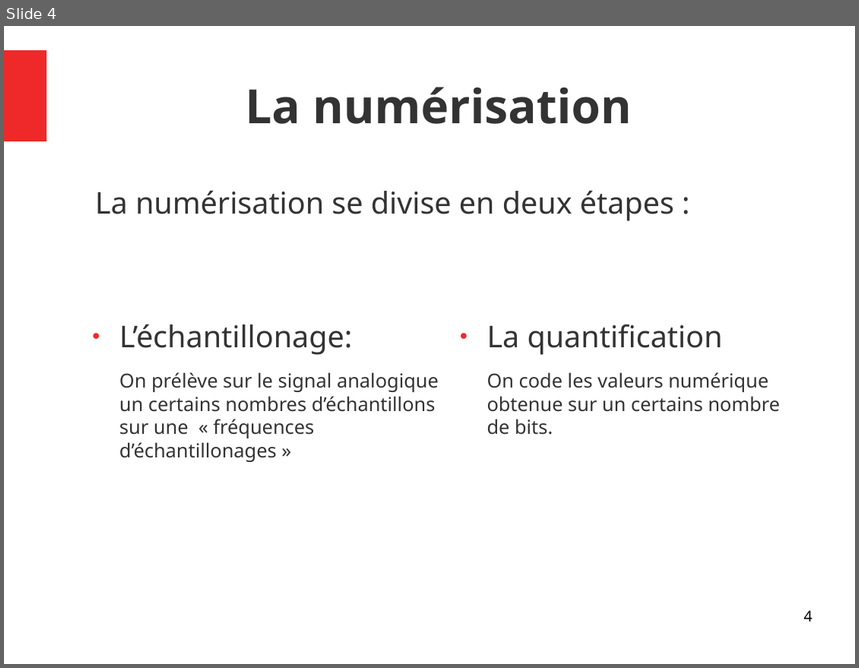
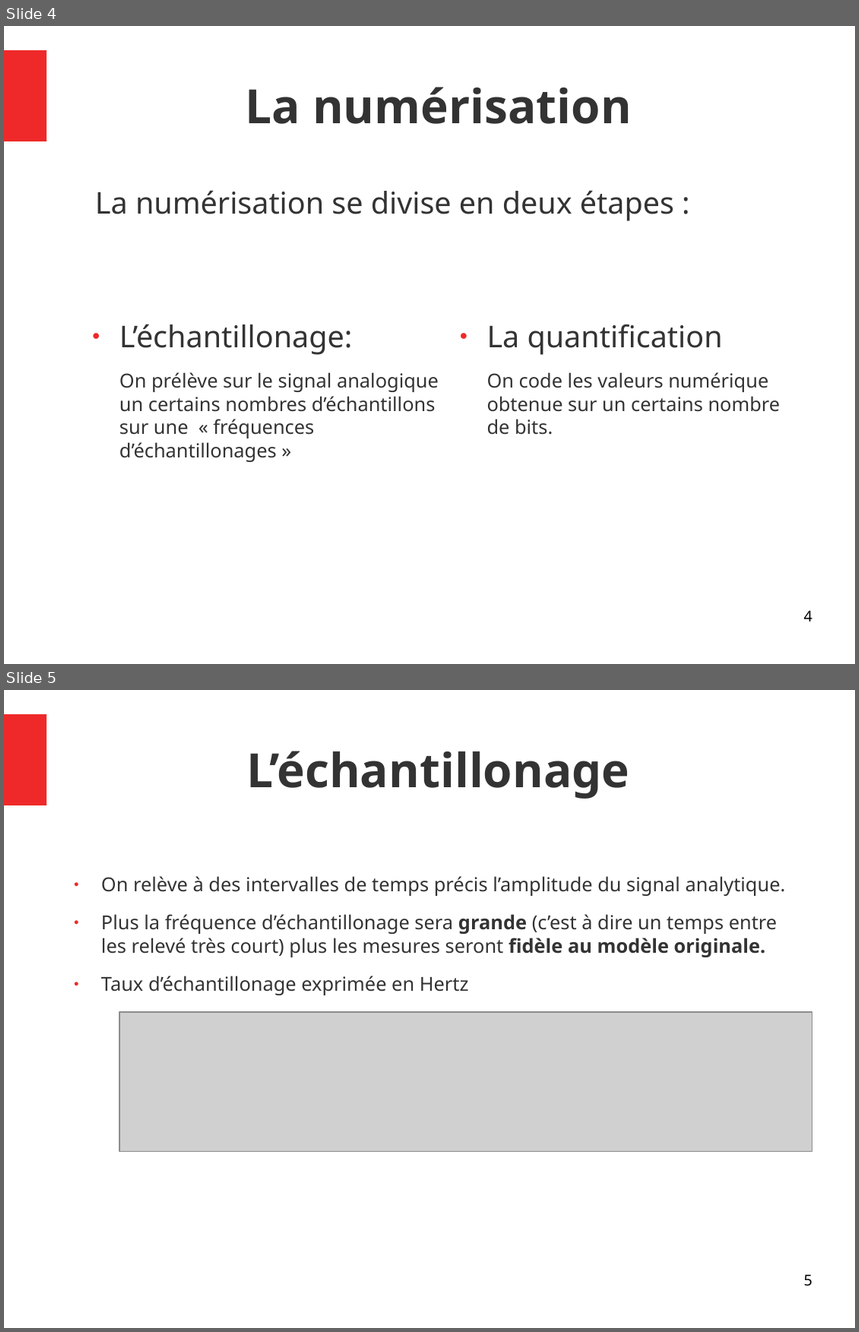
Before and after one commit to JenniferMiral/Compression-ZIP, a slide deck: Images&Sons.odp. Shown one above the other, each under a label of ours: slide 4 before the commit, slides 4 and 5 after it. The pictures are 859x668 and 859x1332 pixels, drawn with LibreOffice and Linux fonts; fonts in the diff are those of the drawing; grey boxes stand for pictures. Boxes give left, top, right and bottom in pixels: in the first picture for what was removed or moved away, otherwise in the second. Text is boxed around its words. In the diff, an @@ line names an element or a change of style, - is before the commit and + after.

```diff
--- a/Images&Sons.odp
+++ b/Images&Sons.odp
@@ slide 5 added at bbox=[4, 690, 855, 1328], background #FFFFFF; not listed: 1 template element that a slide beside it also shows @@
@@ title added at bbox=[247, 751, 630, 799], 44 pt, text #333333, bold @@
+L’échantillonage
@@ text added at bbox=[101, 876, 786, 996], 18 pt, text #333333 @@
+● On relève à des intervalles de temps précis l’amplitude du signal analytique.
+● Plus la fréquence d’échantillonage sera grande (c’est à dire un temps entre les relevé très court) plus les mesures seront fidèle au modèle originale.
+● Taux d’échantillonage exprimée en Hertz
@@ picture added at bbox=[120, 1012, 813, 1152] @@
@@ page number added at bbox=[804, 1275, 813, 1287], 14 pt, text #000000 @@
+5
```
Also in this commit, not shown: 1 other slide added, 1 slide removed.
